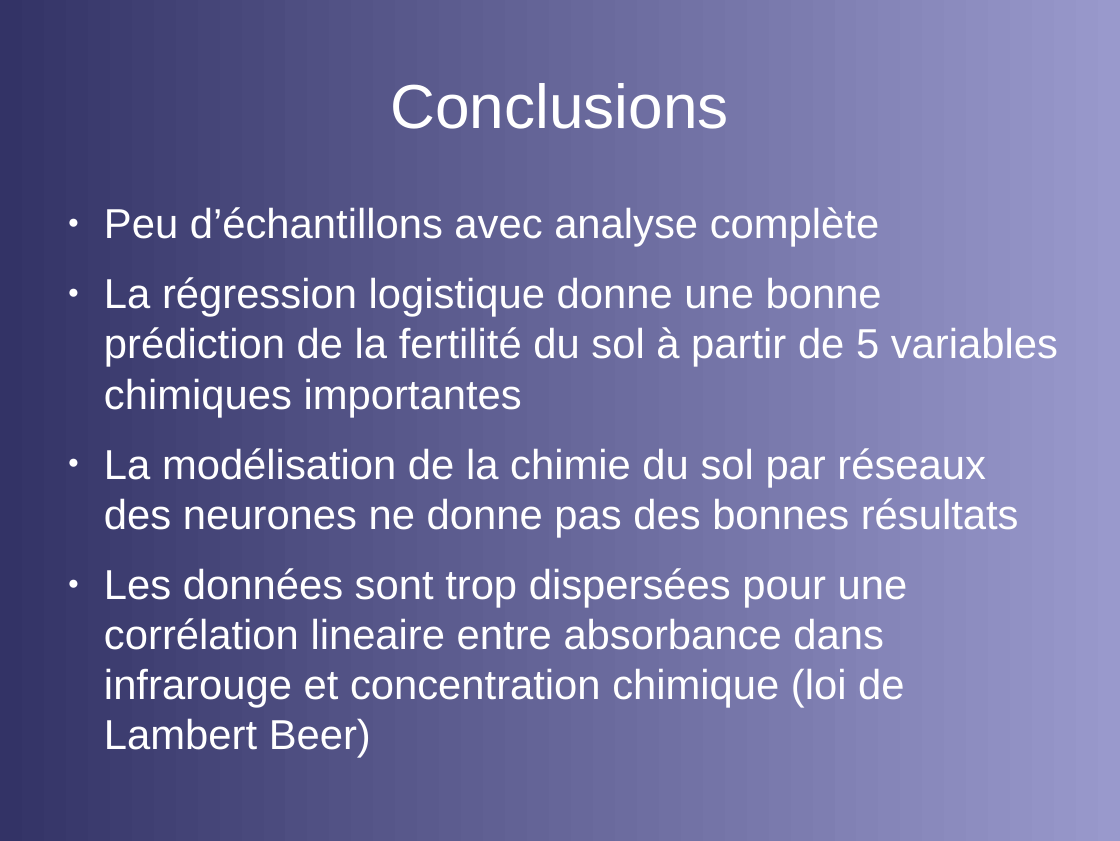
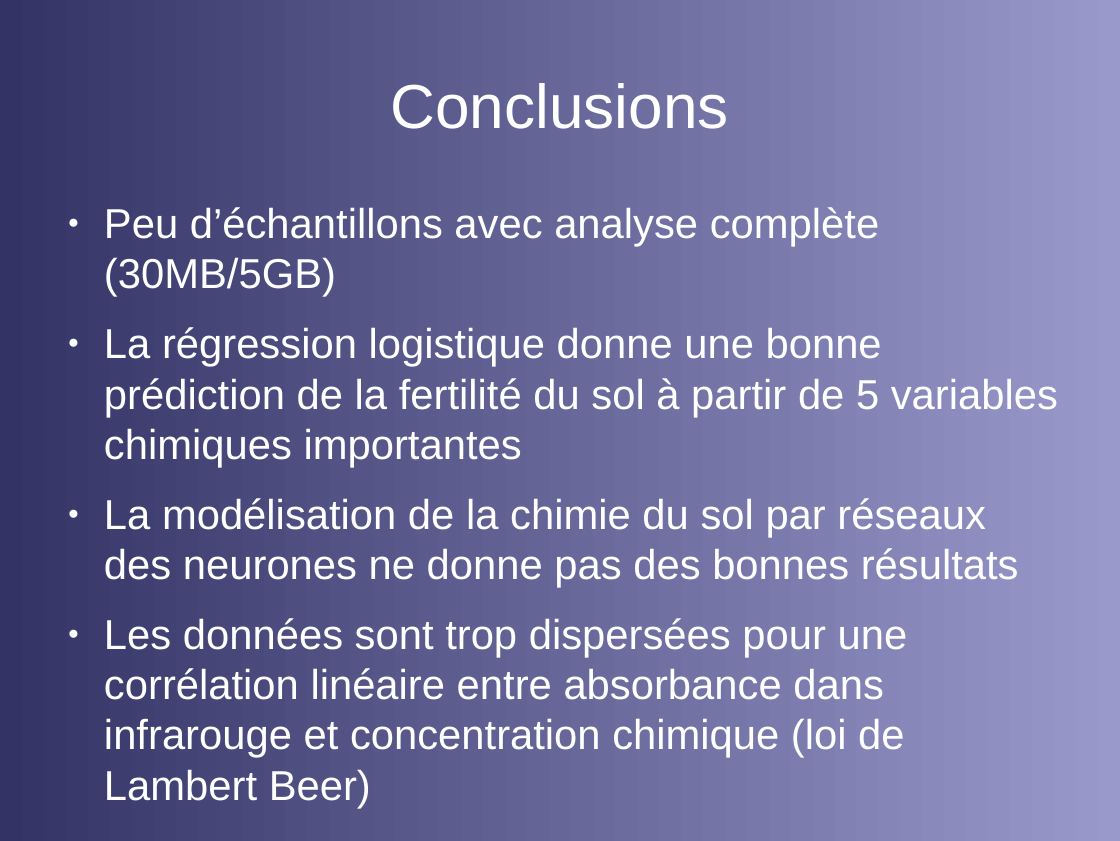
Before and after one commit to opsabarsec/African-soil-chemistry, a slide deck: slide 23 of documents/P7_presentation.odp. Drawn at 1120x841 pixels with LibreOffice and Linux fonts; fonts in the diff are those of the drawing. Boxes give left, top, right and bottom in pixels: in the first picture for what was removed or moved away, otherwise in the second. Text is boxed around its words. In the diff, an @@ line names an element or a change of style, - is before the commit and + after.

```diff
--- a/documents/P7_presentation.odp
+++ b/documents/P7_presentation.odp
@@ text at (x1=104, y1=207, x2=879, y2=297): text changed @@
-● Peu d’échantillons avec analyse complète
+● Peu d’échantillons avec analyse complète (30MB/5GB)
@@ text at (x1=104, y1=618, x2=908, y2=808): text changed @@
-● Les données sont trop dispersées pour une corrélation lineaire entre absorbance dans infrarouge et concentration chimique (loi de Lambert Beer)
+● Les données sont trop dispersées pour une corrélation linéaire entre absorbance dans infrarouge et concentration chimique (loi de Lambert Beer)
```
Also in this commit, not shown: 3 other slides changed, 1 other file.
